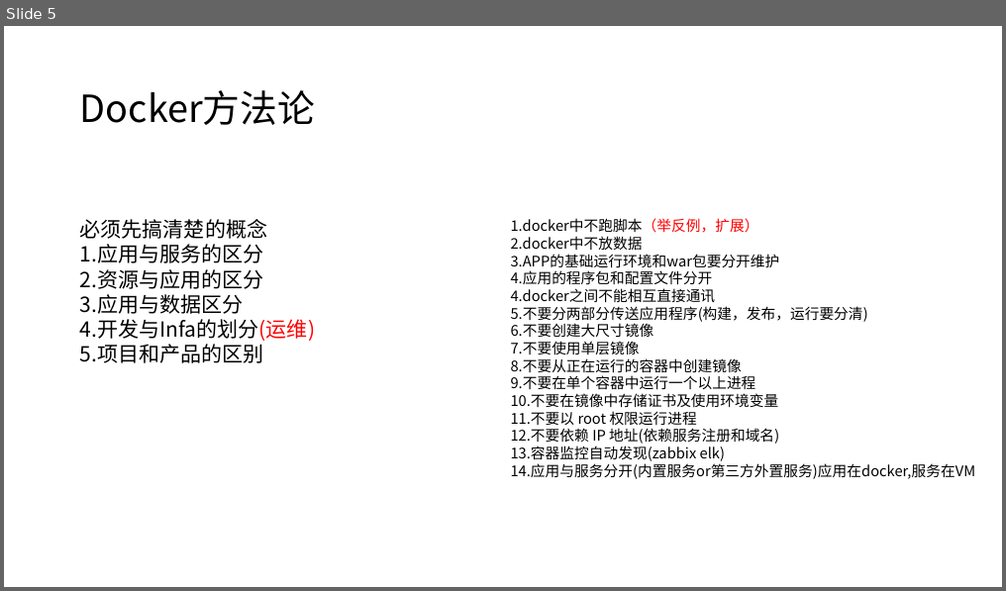
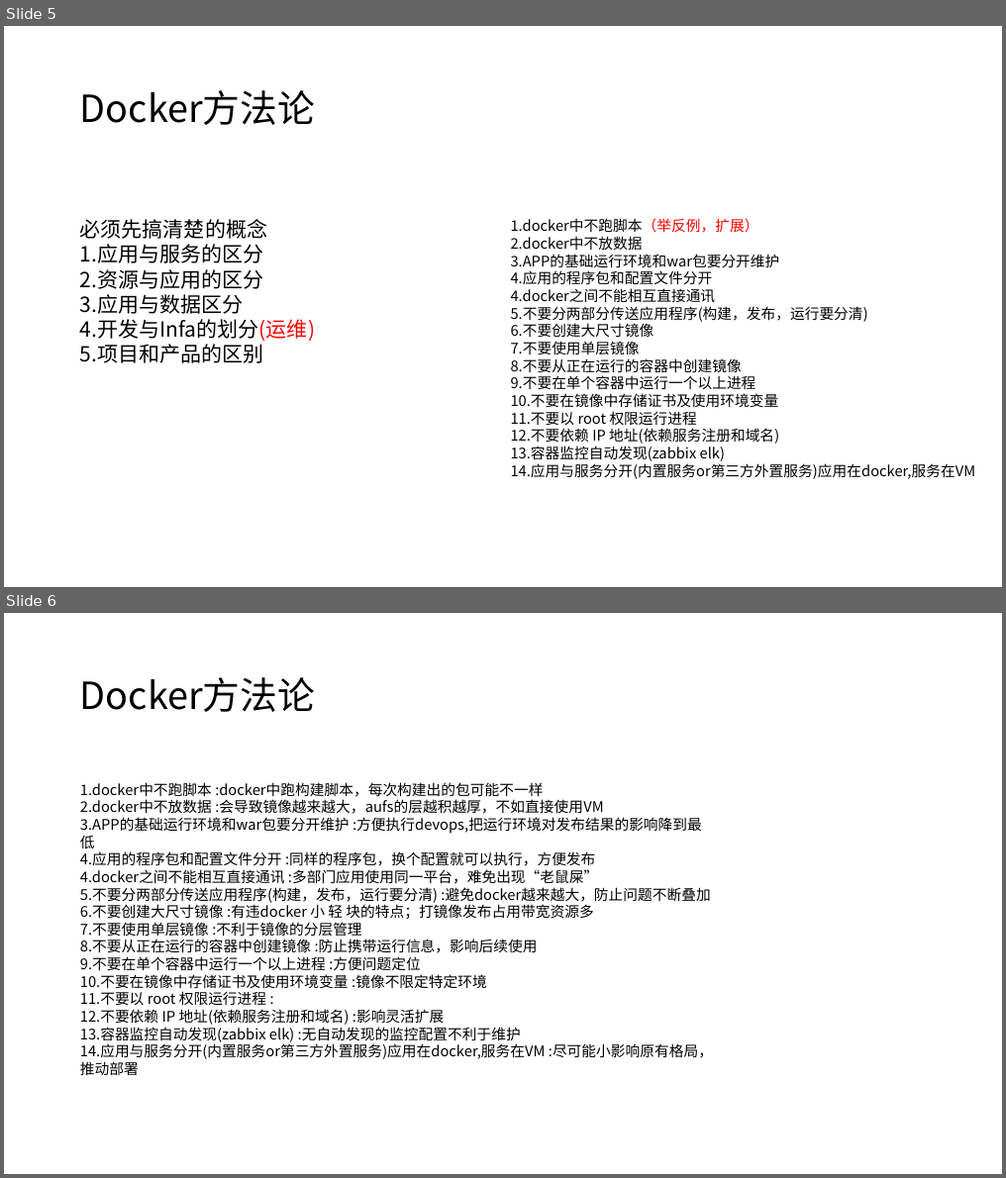
Before and after one commit to barrett-li/document, a slide deck: docker/docker_Paas方案V101.pptx. Shown one above the other, each under a label of ours: slide 5 before the commit, slides 5 and 6 after it. The pictures are 1006x591 and 1006x1178 pixels, drawn with LibreOffice and Linux fonts; fonts in the diff are those of the drawing. Boxes give left, top, right and bottom in pixels: in the first picture for what was removed or moved away, otherwise in the second. Text is boxed around its words. In the diff, an @@ line names an element or a change of style, - is before the commit and + after.

```diff
--- a/docker/docker_Paas方案V101.pptx
+++ b/docker/docker_Paas方案V101.pptx
@@ slide 6 added at <box>4,613,1002,1174</box>, background #FFFFFF @@
@@ title added at <box>80,677,315,712</box>, 36 pt, text #000000 @@
+Docker方法论
@@ text added at <box>80,782,713,1075</box>, 14 pt, text #000000 @@
+1.docker中不跑脚本 :docker中跑构建脚本，每次构建出的包可能不一样
+2.docker中不放数据 :会导致镜像越来越大，aufs的层越积越厚，不如直接使用VM
+3.APP的基础运行环境和war包要分开维护 :方便执行devops,把运行环境对发布结果的影响降到最低
+4.应用的程序包和配置文件分开 :同样的程序包，换个配置就可以执行，方便发布
+4.docker之间不能相互直接通讯 :多部门应用使用同一平台，难免出现“老鼠屎”
+5.不要分两部分传送应用程序(构建，发布，运行要分清) :避免docker越来越大，防止问题不断叠加
+6.不要创建大尺寸镜像 :有违docker 小 轻 块的特点；打镜像发布占用带宽资源多
+7.不要使用单层镜像 :不利于镜像的分层管理
+8.不要从正在运行的容器中创建镜像 :防止携带运行信息，影响后续使用
+9.不要在单个容器中运行一个以上进程 :方便问题定位
+10.不要在镜像中存储证书及使用环境变量 :镜像不限定特定环境
+11.不要以 root 权限运行进程 :
+12.不要依赖 IP 地址(依赖服务注册和域名) :影响灵活扩展
+13.容器监控自动发现(zabbix elk) :无自动发现的监控配置不利于维护
+14.应用与服务分开(内置服务or第三方外置服务)应用在docker,服务在VM :尽可能小影响原有格局，推动部署
```
Also in this commit, not shown: 3 slides changed, 12 other slides added, 3 other files.
